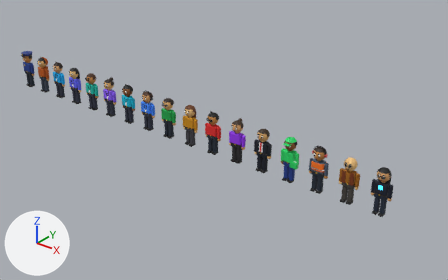
Before and after pictures for a commit that changed the glTF model assets/agents.glb.
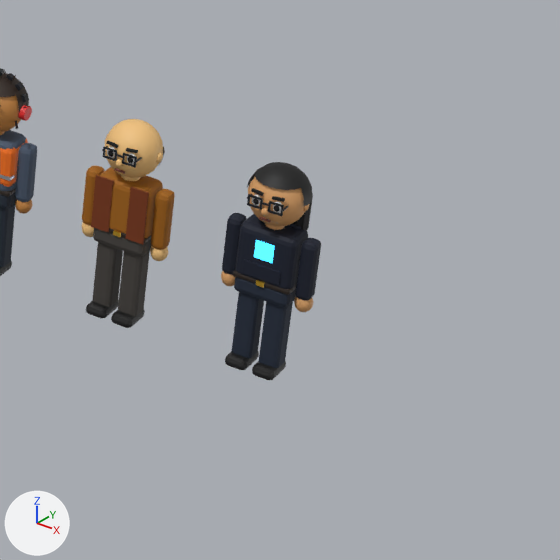
There are two pictures of each version: one whole from a 50 mm lens placed at (34.94, -22.76, 15.08), pointed at (15.8, 1.16, 0.25), one close up on the part from 71% to 100% of the width and 47% to 92% of the height. The axes (+X, +Y, +Z) are drawn at lower left. The lights are the same throughout. The last two pictures show the newer version. Where no turn or scale is listed for an object, it has been applied to the vertices.

Before the edit, the objects in view are built like this:
```python
ob_research_arml_mesh = bpy.data.objects.new('research_armL_mesh', me_research_arml_mesh)
ob_research_arml_mesh.location = (25.2, 0.0, 1.58)
ob_research_armr_mesh = bpy.data.objects.new('research_armR_mesh', me_research_armr_mesh)
ob_research_armr_mesh.location = (26.0, 0.0, 1.58)
ob_research_head_mesh = bpy.data.objects.new('research_head_mesh', me_research_head_mesh)
ob_research_head_mesh.location = (25.6, 0.0, 1.95)
# also in view: 'archivist_head_mesh' at (24.0, -0.01, 1.97); 'tech_armR_mesh' at (22.8, 0.0, 1.2); 'research_legR_mesh' at (25.75, -0.05, 0.43); 'archivist_torso' at (24.0, -0.01, 1.29); 'tech_legR_mesh' at (22.55, -0.05, 0.43)
```
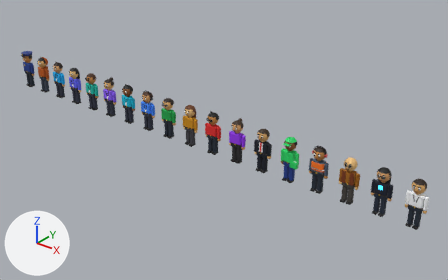
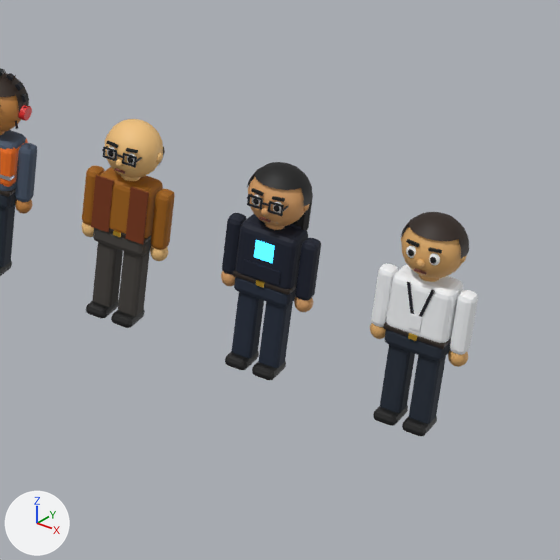
Edits to the bpy script that builds the scene:
```text
Add mat_shirt_player:
    mat_shirt_player = principled_material('Shirt_player')
    mat_shirt_player.base_color = (0.939, 0.956, 0.973)  # white #f8fafc
    mat_shirt_player.roughness = 0.75
Add me_player_torso:
    me_player_torso.from_pydata(...)  # 312 vertices, 592 faces; spans x -0.31..0.31, y -0.197..0.18, z 0.84..1.75
    # faces by material slot: [188, 108, 108, 12, 44, 24, 108]
    me_player_torso.materials.append(mat_shirt_player)  # white #f8fafc
    me_player_torso.materials.append(mat_pants__1f2937)  # dark blue #1f2937
    me_player_torso.materials.append(mat_belt)  # black #2a1f17
    me_player_torso.materials.append(mat_gold)  # yellow #f5c542
    me_player_torso.materials.append(mat_skin_0)  # orange #e0ac69
    me_player_torso.materials.append(mat_accdark)  # black #151820
    me_player_torso.materials.append(mat_shirtwhite)  # white #f8fafc
Add me_player_legr_mesh:
    me_player_legr_mesh.from_pydata(...)  # 112 vertices, 216 faces; spans x -0.12..0.12, y -0.23..0.13, z -0.88..-0.02
    # faces by material slot: [108, 108]
    me_player_legr_mesh.materials.append(mat_pants__1f2937)  # dark blue #1f2937
    me_player_legr_mesh.materials.append(mat_shoe)  # black #1b1b1b
Add me_player_head_mesh:
    me_player_head_mesh.from_pydata(...)  # 655 vertices, 1240 faces; spans x -0.322..0.322, y -0.33..0.33, z -0.286..0.354
    # faces by material slot: [600, 200, 160, 24, 108, 148]
    me_player_head_mesh.materials.append(mat_skin_0)  # orange #e0ac69
    me_player_head_mesh.materials.append(mat_eyewhite)  # white #fafafa
    me_player_head_mesh.materials.append(mat_pupil)  # black #121212
    me_player_head_mesh.materials.append(mat_brow)  # black #111111
    me_player_head_mesh.materials.append(mat_mouth)  # dark red #7a3b2e
    me_player_head_mesh.materials.append(mat_hair__2b1d14)  # black #2b1d14
Add me_player_armr_mesh:
    me_player_armr_mesh.from_pydata(...)  # 108 vertices, 208 faces; spans x -0.09..0.09, y -0.095..0.095, z -0.784..0.03
    # faces by material slot: [108, 100]
    me_player_armr_mesh.materials.append(mat_shirt_player)  # white #f8fafc
    me_player_armr_mesh.materials.append(mat_skin_0)  # orange #e0ac69
Add me_player_arml_mesh:
    me_player_arml_mesh.from_pydata(...)  # 108 vertices, 208 faces; spans x -0.09..0.09, y -0.095..0.095, z -0.784..0.03
    # faces by material slot: [108, 100]
    me_player_arml_mesh.materials.append(mat_shirt_player)  # white #f8fafc
    me_player_arml_mesh.materials.append(mat_skin_0)  # orange #e0ac69
Add ob_player_torso:
    ob_player_torso = bpy.data.objects.new('player_torso', me_player_torso)
    ob_player_torso.location = (27.2, 0.0, 0.0)
Add ob_player_legr_mesh:
    ob_player_legr_mesh = bpy.data.objects.new('player_legR_mesh', me_player_legr_mesh)
    ob_player_legr_mesh.location = (27.35, 0.0, 0.88)
Add ob_player_legl_mesh:
    ob_player_legl_mesh = bpy.data.objects.new('player_legL_mesh', me_player_legr_mesh.copy())
    ob_player_legl_mesh.location = (27.05, 0.0, 0.88)
Add ob_player_head_mesh:
    ob_player_head_mesh = bpy.data.objects.new('player_head_mesh', me_player_head_mesh)
    ob_player_head_mesh.location = (27.2, 0.0, 1.95)
Add ob_player_armr_mesh:
    ob_player_armr_mesh = bpy.data.objects.new('player_armR_mesh', me_player_armr_mesh)
    ob_player_armr_mesh.location = (27.6, 0.0, 1.58)
Add ob_player_arml_mesh:
    ob_player_arml_mesh = bpy.data.objects.new('player_armL_mesh', me_player_arml_mesh)
    ob_player_arml_mesh.location = (26.8, 0.0, 1.58)
```

Boxes [x1, y1, x2, y2] around the edits, measured in the close-ups (560 x 560 px):
'player_torso', added: after [383, 264, 464, 361]
    faces in mat_shirt_player (white #f8fafc): [386, 264, 464, 343]
    faces in mat_pants__1f2937 (dark blue #1f2937): [385, 329, 450, 361]
    faces in mat_belt (black #2a1f17): [383, 322, 451, 349]
    faces in mat_accdark (black #151820): [407, 282, 435, 317]
    faces in mat_shirtwhite (white #f8fafc): [408, 313, 422, 331]
'player_head_mesh', added: after [401, 212, 469, 278]
    faces in mat_skin_0 (orange #e0ac69): [401, 227, 466, 278]
    faces in mat_hair__2b1d14 (black #2b1d14): [401, 212, 469, 258]
    faces in mat_eyewhite (white #fafafa): [406, 246, 440, 265]
'player_legR_mesh', added: after [402, 355, 446, 436]
    faces in mat_pants__1f2937 (dark blue #1f2937): [409, 355, 446, 424]
    faces in mat_shoe (black #1b1b1b): [402, 416, 437, 436]
'player_legL_mesh', added: after [373, 345, 415, 426]
    faces in mat_pants__1f2937 (dark blue #1f2937): [380, 345, 415, 413]
    faces in mat_shoe (black #1b1b1b): [373, 406, 408, 426]
'player_armR_mesh', added: after [448, 290, 478, 367]
    faces in mat_shirt_player (white #f8fafc): [450, 290, 478, 355]
    faces in mat_skin_0 (orange #e0ac69): [448, 350, 468, 367]
'player_armL_mesh', added: after [370, 263, 398, 339]
    faces in mat_shirt_player (white #f8fafc): [371, 263, 398, 327]
    faces in mat_skin_0 (orange #e0ac69): [370, 323, 386, 339]
